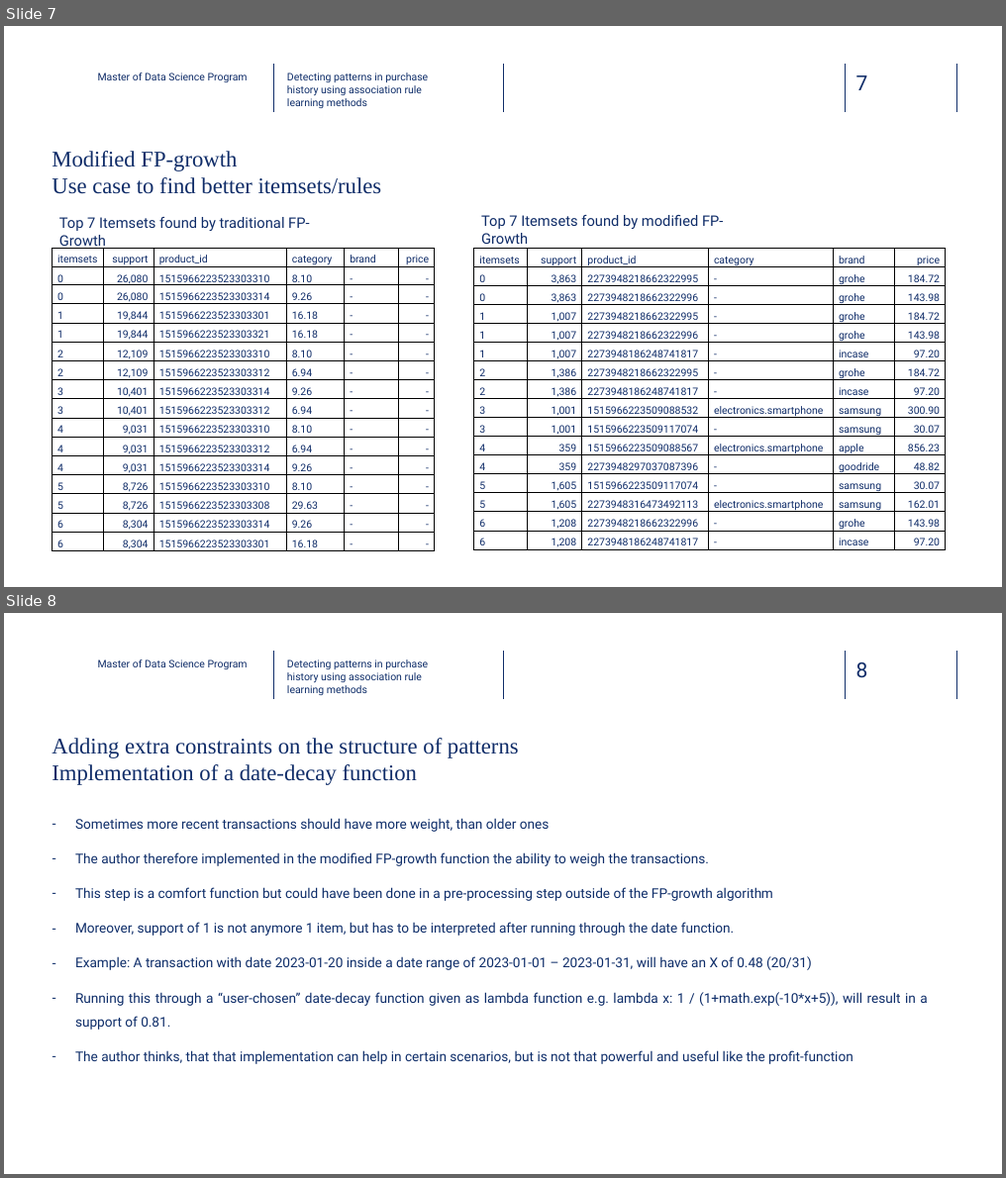
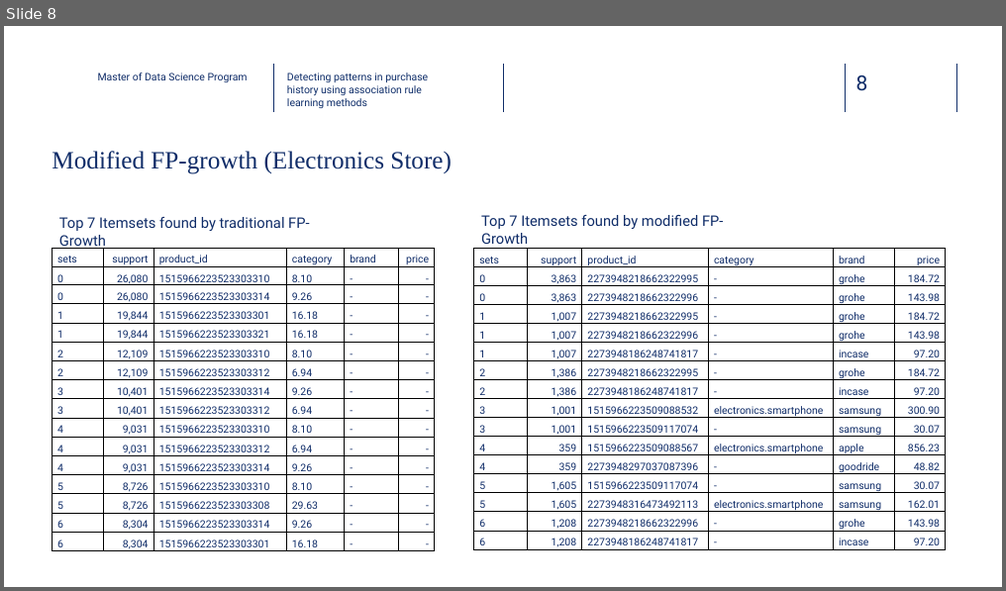
Before and after one commit to dawei7/Detecting-patterns-in-purchase-history-using-association-rule-learning-methods, a slide deck: MasterThesis/Presentation_Detecting-patterns-in-purchase-history-using-association-rule-learning-methods_latest.pptx. Shown one above the other, each under a label of ours: slides 7 and 8 before the commit, slide 8 after it. The pictures are 1006x1178 and 1006x591 pixels, drawn with LibreOffice and Linux fonts; fonts in the diff are those of the drawing; background and template pictures are left out. Boxes give left, top, right and bottom in pixels: in the first picture for what was removed or moved away, otherwise in the second. Text is boxed around its words. In the diff, an @@ line names an element or a change of style, - is before the commit and + after.

```diff
--- a/MasterThesis/Presentation_Detecting-patterns-in-purchase-history-using-association-rule-learning-methods_latest.pptx
+++ b/MasterThesis/Presentation_Detecting-patterns-in-purchase-history-using-association-rule-learning-methods_latest.pptx
@@ slide 8 removed at (x1=4, y1=613, x2=1002, y2=1174), background picture (left out); not listed: 5 template elements that a slide beside it also shows @@
@@ text removed at (x1=98, y1=660, x2=248, y2=669) @@
-Master of Data Science Program
@@ text removed at (x1=287, y1=660, x2=428, y2=695) @@
-Detecting patterns in purchase history using association rule learning methods
@@ title removed at (x1=52, y1=738, x2=519, y2=785) @@
-Adding extra constraints on the structure of patterns
-Implementation of a date-decay function
@@ text removed at (x1=75, y1=818, x2=927, y2=1064) @@
-– Sometimes more recent transactions should have more weight, than older ones
-– The author therefore implemented in the modified FP-growth function the ability to weigh the transactions.
-– This step is a comfort function but could have been done in a pre-processing step outside of the FP-growth algorithm
-– Moreover, support of 1 is not anymore 1 item, but has to be interpreted after running through the date function.
-– Example: A transaction with date 2023-01-20 inside a date range of 2023-01-01 – 2023-01-31, will have an X of 0.48 (20/31)
-– Running this through a “user-chosen” date-decay function given as lambda function e.g. lambda x: 1 / (1+math.exp(-10*x+5)), will result in a support of 0.81.
-– The author thinks, that that implementation can help in certain scenarios, but is not that powerful and useful like the profit-function
@@ what was slide 7 is now slide 8 @@
@@ slide 8 changed as well @@
@@ page number at (x1=856, y1=76, x2=868, y2=91): text changed @@
-7
+8
@@ title at (x1=52, y1=151, x2=451, y2=174): text changed; size 21.6 to 24 pt @@
-Modified FP-growth
-Use case to find better itemsets/rules
+Modified FP-growth (Electronics Store)
@@ table at (x1=52, y1=249, x2=434, y2=554) @@
-row 1, column 1: itemsets
+row 1, column 1: sets
@@ table at (x1=474, y1=249, x2=946, y2=552) @@
-row 1, column 1: itemsets
+row 1, column 1: sets
```
Also in this commit, not shown: 7 other slides changed, 5 slides added, 1 other slide removed, 5 other files.
